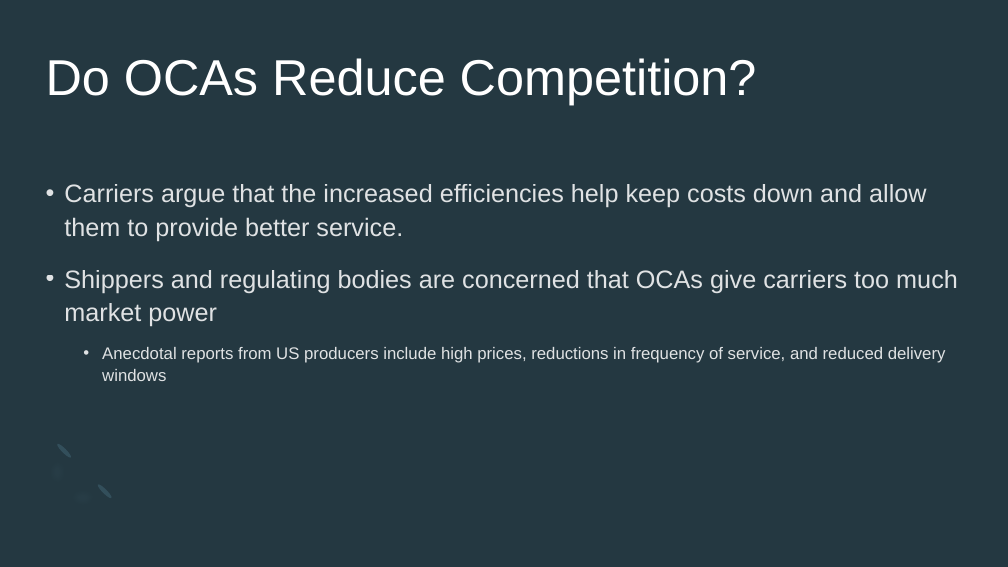
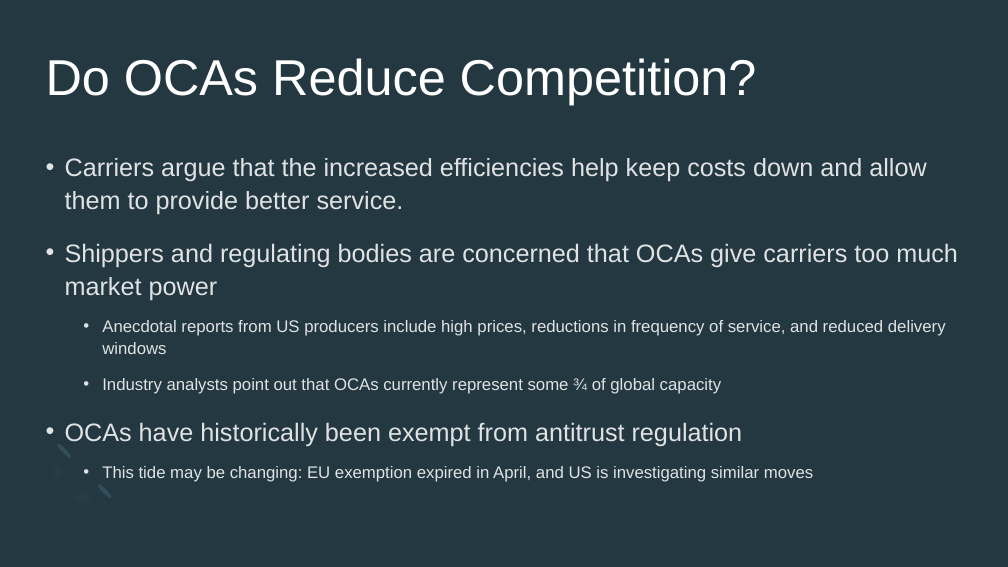
Before and after one commit to epistemetrica/Ocean-Carrier-Alliances-Project, a slide deck: slide 6 of PNREC/PNREC slides.pptx (slide 4 before the commit). Drawn at 1008x567 pixels with LibreOffice and Linux fonts; fonts in the diff are those of the drawing. Boxes give left, top, right and bottom in pixels: in the first picture for what was removed or moved away, otherwise in the second. Text is boxed around its words. In the diff, an @@ line names an element or a change of style, - is before the commit and + after.

```diff
--- a/PNREC/PNREC slides.pptx
+++ b/PNREC/PNREC slides.pptx
@@ text "Carriers argue that the increased ...": place and size @@
-text "Carriers argue that the increased ..." at (64, 184, 958, 381)
+text "Carriers argue that the increased ..." at (65, 158, 958, 482)
@@ text at (65, 378, 813, 482): paragraphs added @@
+  • Industry analysts point out that OCAs currently represent some ¾ of global capacity
+• OCAs have historically been exempt from antitrust regulation
+  • This tide may be changing: EU exemption expired in April, and US is investigating similar moves
```
Also in this commit, not shown: 5 other slides changed, 5 slides added, 2 slides removed, 14 other files.
